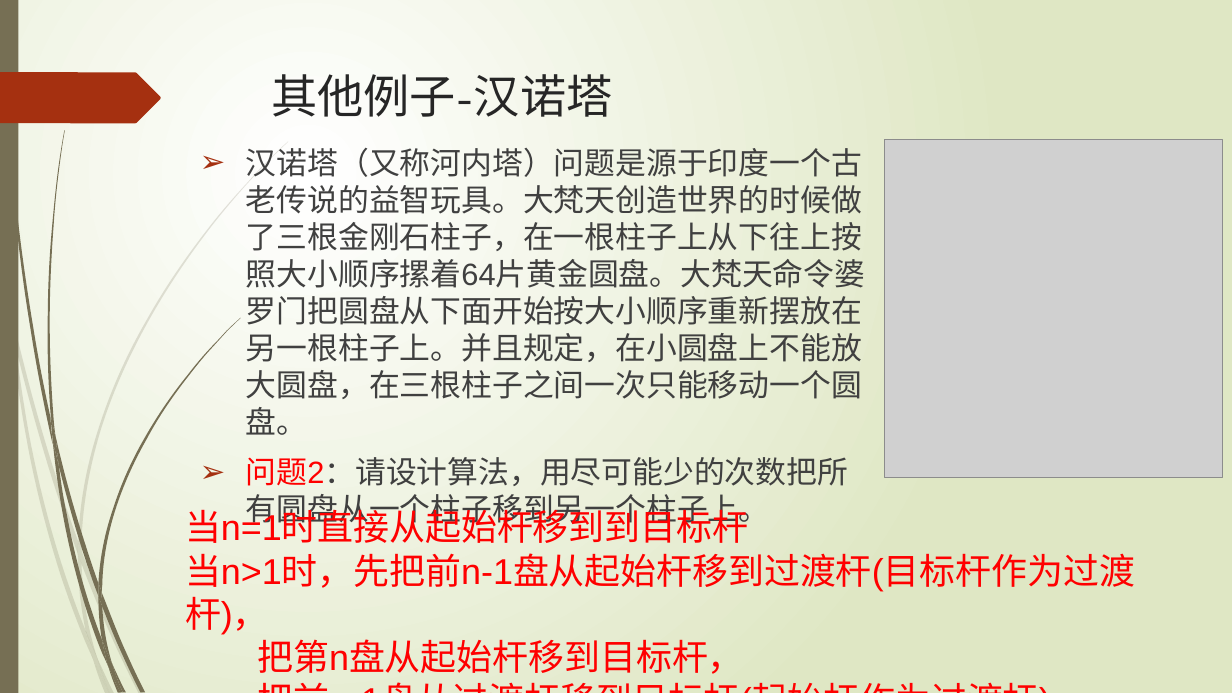
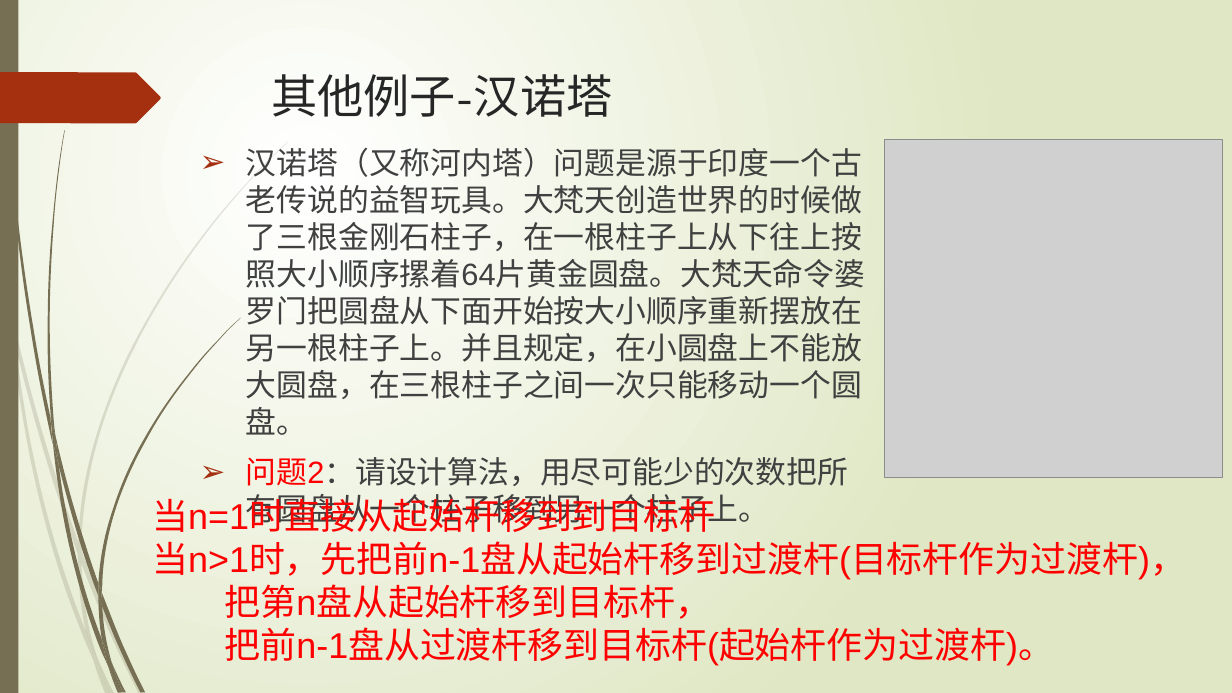
Before and after one commit to hongm32/2020design, a slide deck: slide 21 of 【第10课】递归算法/【第10课】递归算法.pptx (slide 22 before the commit). Drawn at 1232x693 pixels with LibreOffice and Linux fonts; fonts in the diff are those of the drawing; grey boxes stand for pictures. Boxes give left, top, right and bottom in pixels: in the first picture for what was removed or moved away, otherwise in the second. Text is boxed around its words. In the diff, an @@ line names an element or a change of style, - is before the commit and + after.

```diff
--- a/【第10课】递归算法/【第10课】递归算法.pptx
+++ b/【第10课】递归算法/【第10课】递归算法.pptx
@@ text "当n=1时直接从起始杆移到到目标杆" rewrapped from (185, 504, 1135, 674) to (152, 494, 1186, 666) @@
```
Also in this commit, not shown: 5 other slides changed, 1 slide removed, 6 other files.
